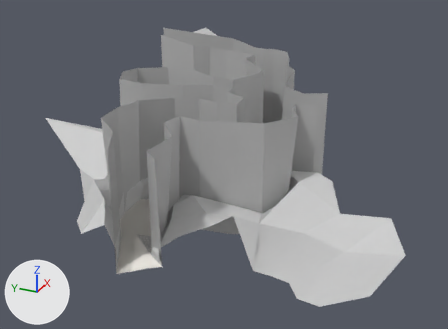
What one commit did to the FBX model fbx/22.fbx.
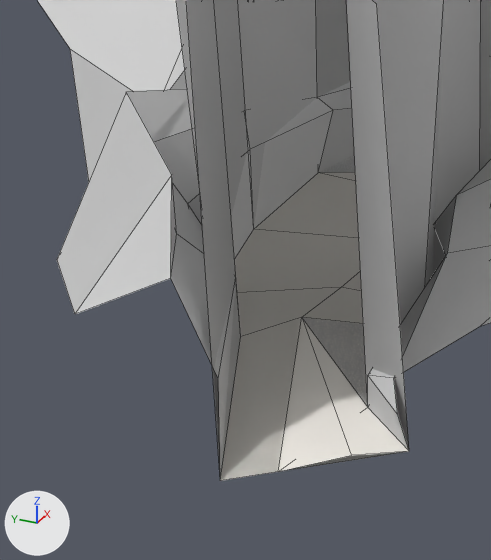
Each version appears first whole from a 50 mm camera at (-0.766, 6.911, 0.883) aimed at (0.929, 7.673, 0.036), and next in a close-up on the part from 14% to 41% of the width and 48% to 89% of the height. Arrows for +X, +Y and +Z are at lower left; the lights stay in place. The close-ups show mesh edges as thin lines. Where no turn or scale is listed for an object, it has been applied to the vertices.

Objects in the first close-up: 'level22', 'simple'.
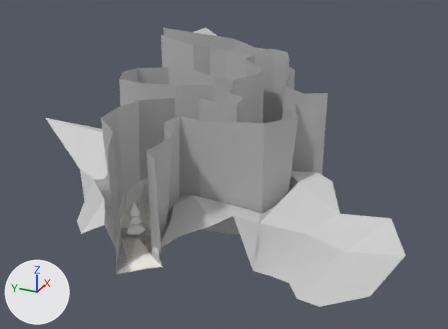
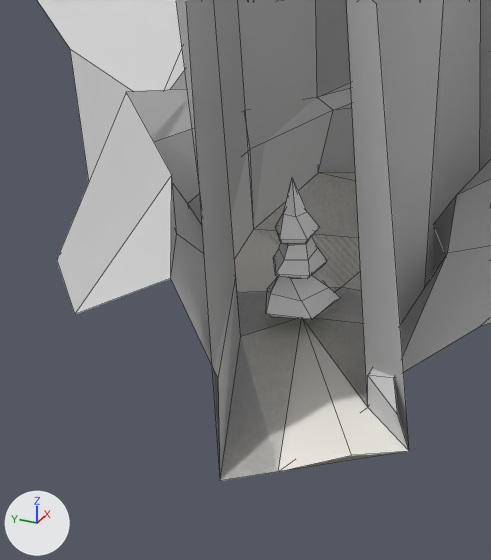
Where the newer file only moved an object's origin or applied its transform, the numbers keep the older frame.

What differs and where, as boxes (x1, y1, x2, y2) in the close-ups (491 x 560 px):
part 1 of me_level22_ncl1_1, added: after (266, 178, 340, 320)
part 2 of me_level22_ncl1_1, built on: before (317, 82, 352, 110); after (317, 81, 352, 110)

The change, as a list of edits to the scene's bpy script:
```text
Add mat_set01_tree02:
    mat_set01_tree02 = principled_material('set01:tree02')
    mat_set01_tree02.base_color = (0.298, 0.539, 0.19)  # green #94c279
Add mat_set01_wood02:
    mat_set01_wood02 = principled_material('set01:wood02')
    mat_set01_wood02.base_color = (0.472, 0.374, 0.109)  # yellow #b7a55d
Add mat_set01_whitesnow05:
    mat_set01_whitesnow05 = principled_material('set01:whitesnow05')
    mat_set01_whitesnow05.base_color = (1.0, 1.0, 1.0)  # white #ffffff
Change me_level22_ncl1_1:
    used by ob_level22; location = (0.8205, 7.6295, 0.0325)
    remove me_level22_ncl1_1.from_pydata(...)  # 289 vertices, 278 faces; spans x -0.59..0.99, y -0.6..0.59, z -0.03..0.26
    add me_level22_ncl1_1.from_pydata(...)  # 675 vertices, 787 faces; spans x -0.59..0.99, y -0.6..0.59, z -0.03..0.26
    me_level22_ncl1_1 part 1: a new loose piece of 66 vertices spanning x -0.45..-0.4, y 0.03..0.07, z 0.03..0.13
    me_level22_ncl1_1 part 2
    5 faces are deleted
    4 vertices move from x -0.14..-0.11, y 0.0..0.08, z 0.09..0.14 to x -0.14..-0.11, y 0.0..0.08, z 0.11..0.19
    10 new faces join them, mat_rock (light grey #d2d2d2)
    add me_level22_ncl1_1.materials.append(mat_set01_wood02)  # yellow #b7a55d
    add me_level22_ncl1_1.materials.append(mat_set01_whitesnow05)  # white #ffffff
    add me_level22_ncl1_1.materials.append(mat_set01_tree02)  # green #94c279
```
